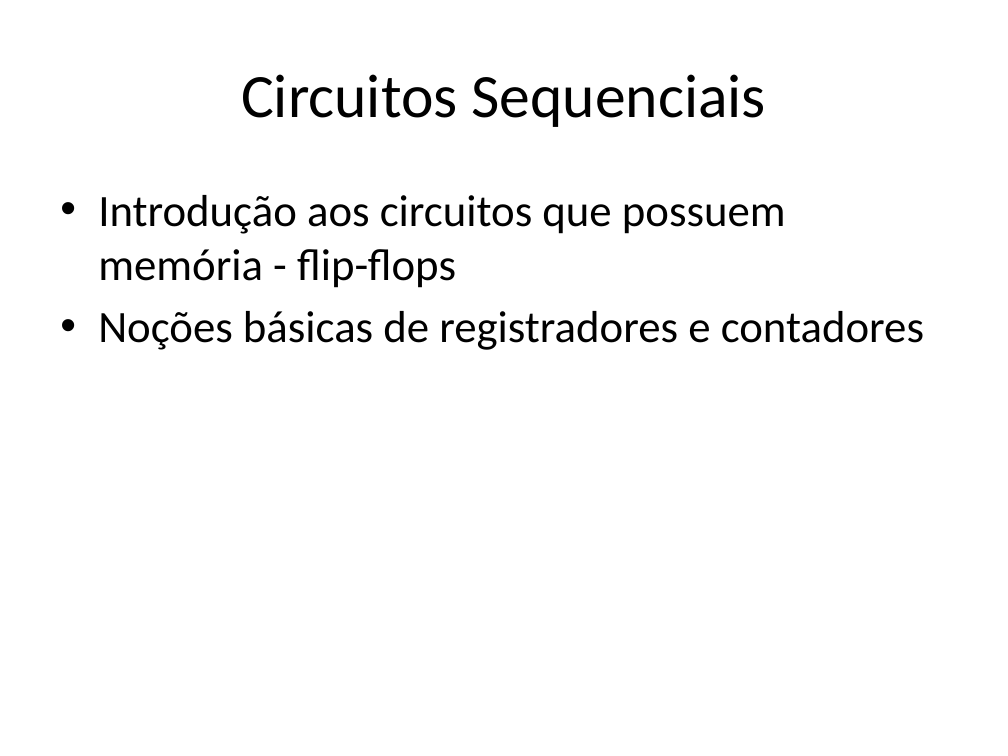
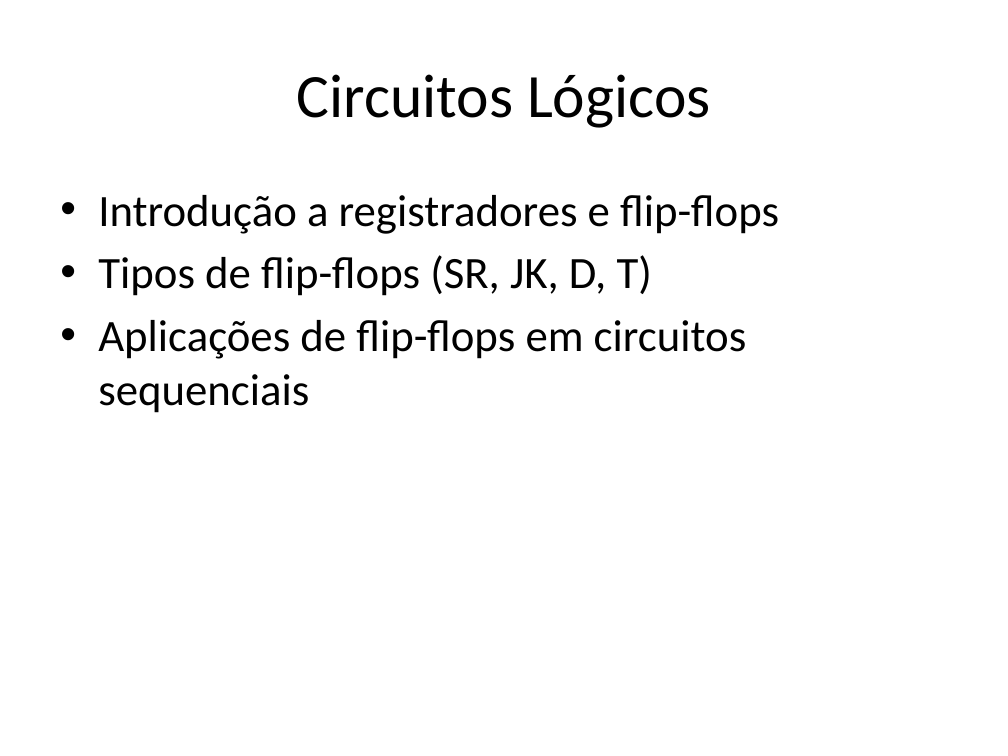
Before and after one commit to lcdlemos/EstagioNutes, a slide deck: slide 7 of IA/auto_apresentacao_IA.pptx (slide 6 before the commit). Drawn at 1008x756 pixels with LibreOffice and Linux fonts; fonts in the diff are those of the drawing. Boxes give left, top, right and bottom in pixels: in the first picture for what was removed or moved away, otherwise in the second. Text is boxed around its words. In the diff, an @@ line names an element or a change of style, - is before the commit and + after.

```diff
--- a/IA/auto_apresentacao_IA.pptx
+++ b/IA/auto_apresentacao_IA.pptx
@@ title at (297, 74, 710, 128): text changed @@
-Circuitos Sequenciais
+Circuitos Lógicos
@@ text at (98, 195, 779, 413): text changed @@
-• Introdução aos circuitos que possuem memória - flip-flops
-• Noções básicas de registradores e contadores
+• Introdução a registradores e flip-flops
+• Tipos de flip-flops (SR, JK, D, T)
+• Aplicações de flip-flops em circuitos sequenciais
```
Also in this commit, not shown: 6 other slides changed, 3 slides added, 3 slides removed, 3 other files.
